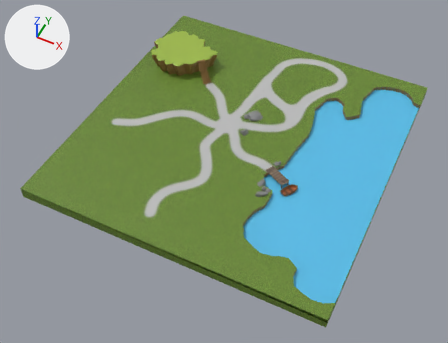
Renders of the Blender file world.blend from each side of a commit.
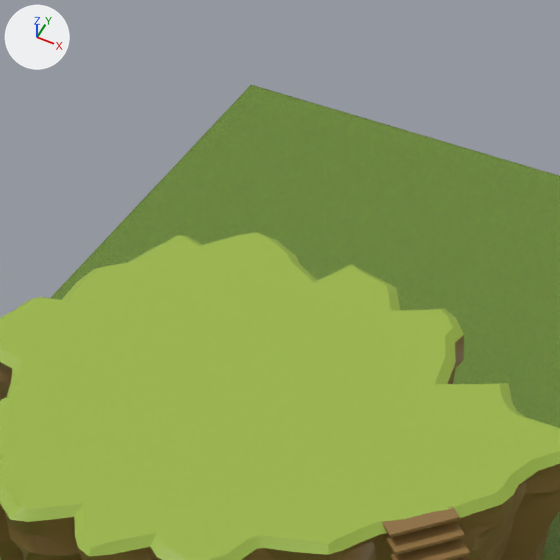
The first picture shows the older version from a 50 mm camera at (88.9, -177.4, 182.9) aimed at (12.6, -24.8, -7.8). The close-ups show the older and then the newer version on the part from 35% to 48% of the width and 2% to 19% of the height of that picture. Only the edits that show in the close-ups are written down. Arrows for +X, +Y and +Z are at upper left; the lights stay in place.
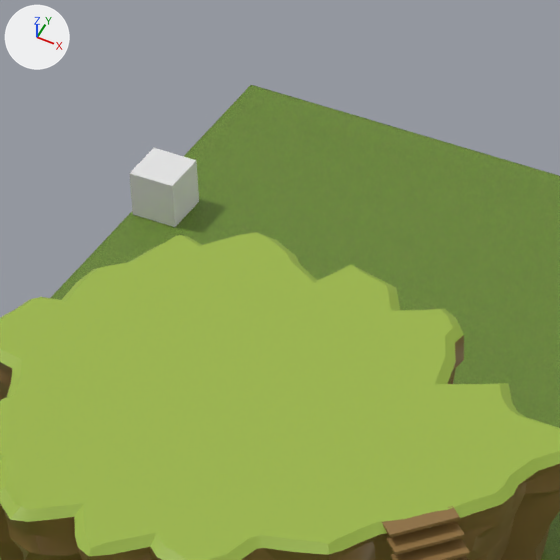
Scene script edits in JSON lines:
```json
{"op": "remove", "block": "ob_cube_007", "code": "ob_cube_007.hide_set(True)"}
```

Location of each change, (x1, y1, x2, y2) in pixels of the close-ups (560 x 560 px):
```json
{"object": "Cube.007", "change": "shown", "after": [129, 148, 199, 227]}
```
